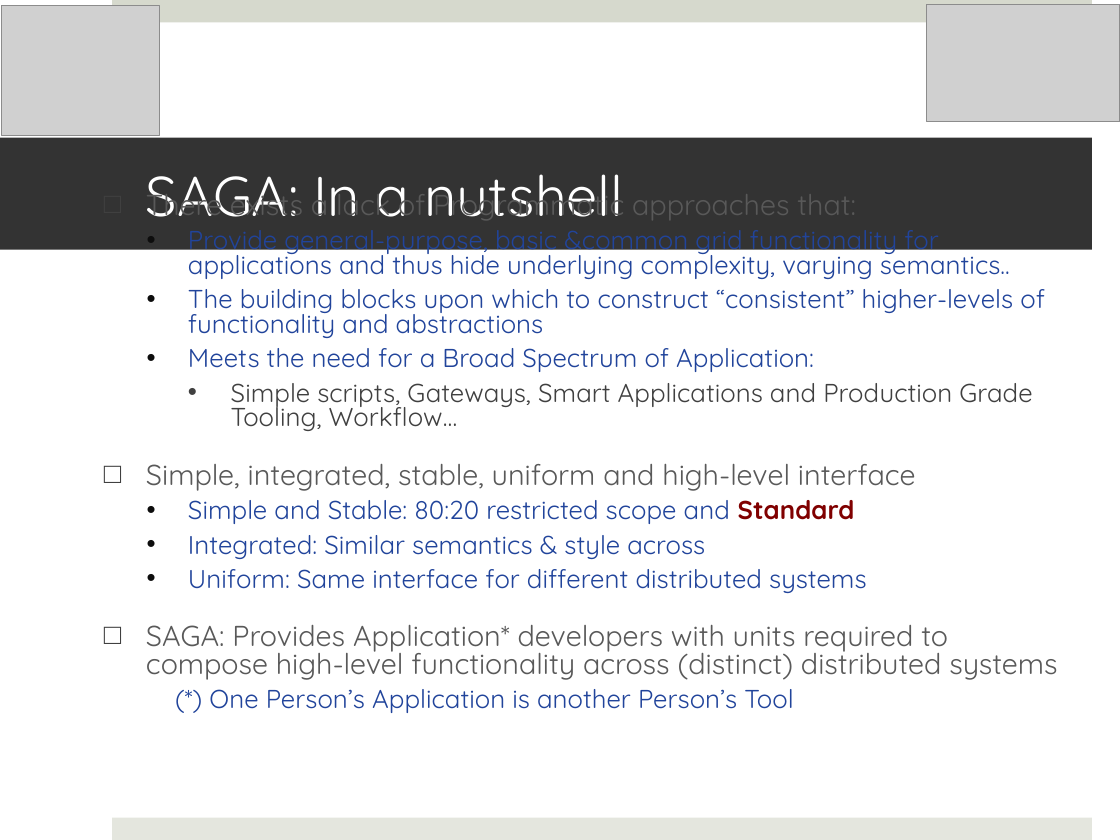
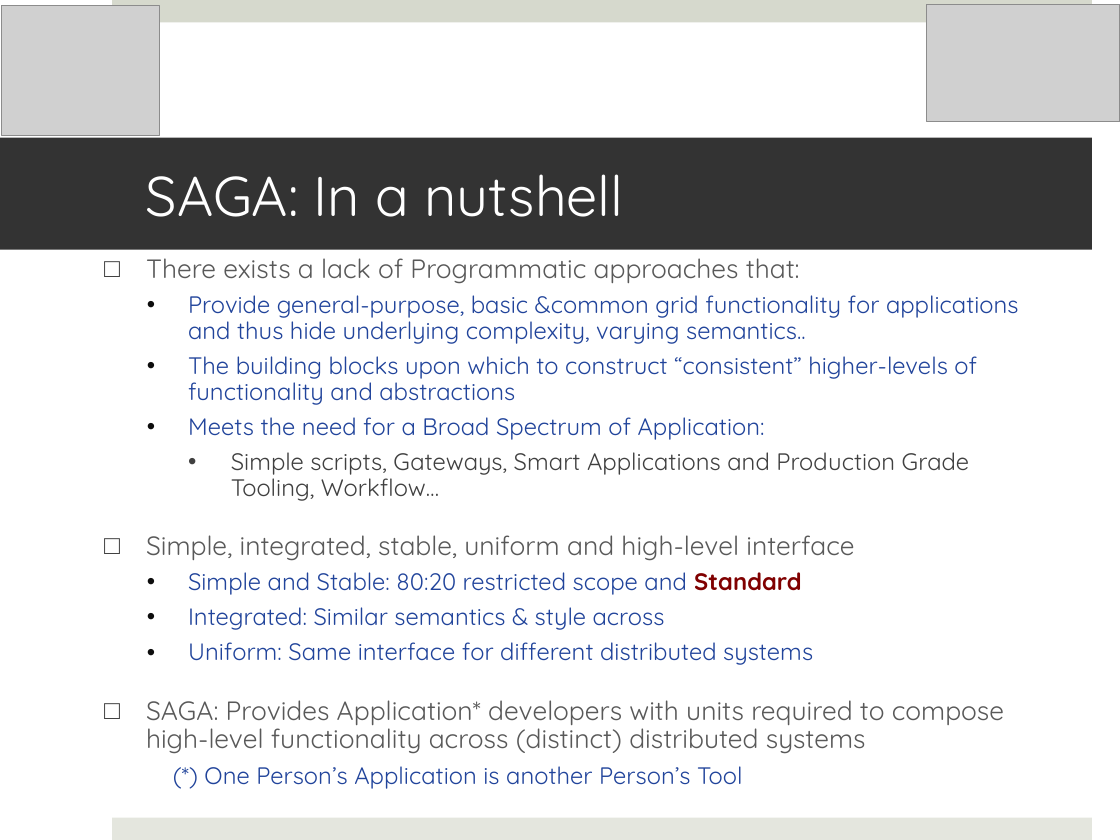
Before and after one commit to saga-project/saga-cpp-legacy-projects, a slide deck: slide 3 of tutorial/general_tutorial/SAGA-Intro-Conclusion.pptx. Drawn at 1120x840 pixels with LibreOffice and Linux fonts; fonts in the diff are those of the drawing; grey boxes stand for pictures. Boxes give left, top, right and bottom in pixels: in the first picture for what was removed or moved away, otherwise in the second. Text is boxed around its words. In the diff, an @@ line names an element or a change of style, - is before the commit and + after.

```diff
--- a/tutorial/general_tutorial/SAGA-Intro-Conclusion.pptx
+++ b/tutorial/general_tutorial/SAGA-Intro-Conclusion.pptx
@@ text "There exists a lack of ..." moved from (x1=146, y1=181, x2=1057, y2=713) to (x1=146, y1=258, x2=1019, y2=789) @@
@@ text "There exists a lack of ..." at (x1=146, y1=258, x2=1019, y2=789): size 18.5 to 17 pt in "There exists a lack of Programmatic approaches ...", "Simple, integrated, stable, uniform and high-level interface", "SAGA: Provides Application* developers with units required ..."; size 16.6 to 15.3 pt in "Provide general-purpose, basic &common grid functionality fo ...", "The building blocks upon which to construct ...", "Meets the need for a Broad Spectrum ...", "Simple scripts, Gateways, Smart Applications and Production ..." and 4 more places; line spacing 0.8 to 0.9 @@
```
Also in this commit, not shown: 2 other slides changed.
